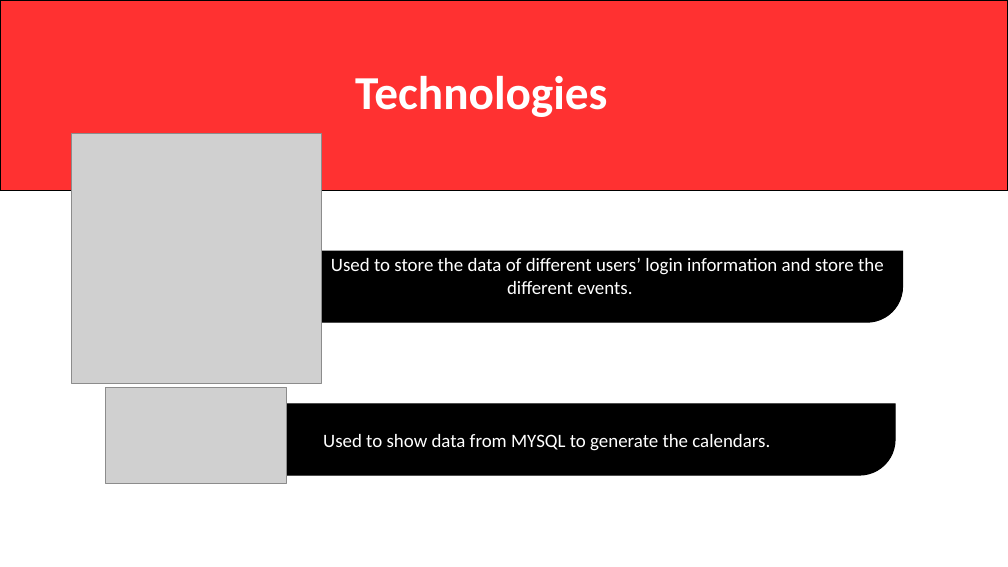
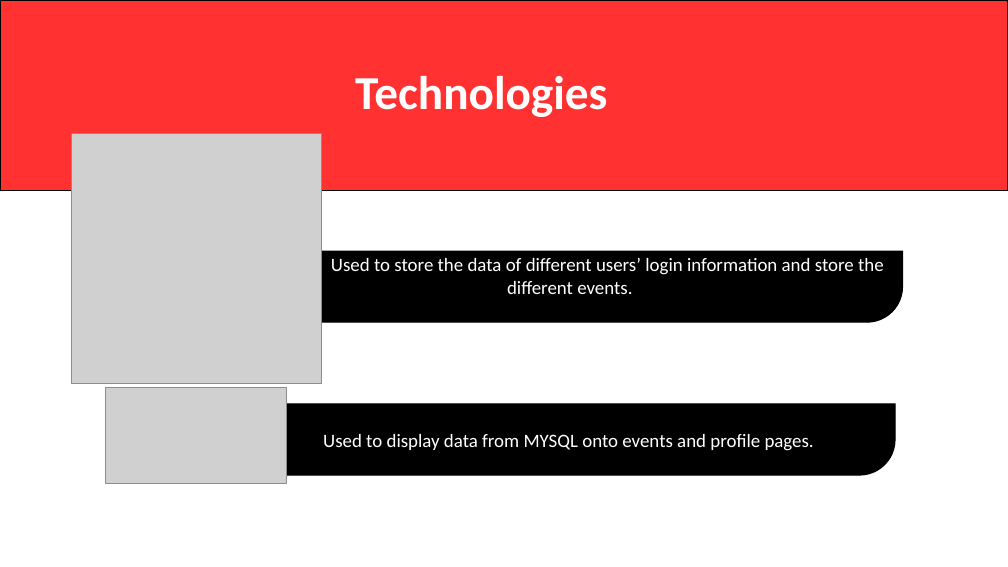
Before and after one commit to CarolynAnn/WebSysGroup4, a slide deck: slide 13 of final_presentation.pptx (slide 12 before the commit). Drawn at 1008x567 pixels with LibreOffice and Linux fonts; fonts in the diff are those of the drawing; grey boxes stand for pictures. Boxes give left, top, right and bottom in pixels: in the first picture for what was removed or moved away, otherwise in the second. Text is boxed around its words. In the diff, an @@ line names an element or a change of style, - is before the commit and + after.

```diff
--- a/final_presentation.pptx
+++ b/final_presentation.pptx
@@ text in round diag rect at [323, 434, 814, 451]: text changed @@
-Used to show data from MYSQL to generate the calendars.
+Used to display data from MYSQL onto events and profile pages.
```
Also in this commit, not shown: 2 slides added.
